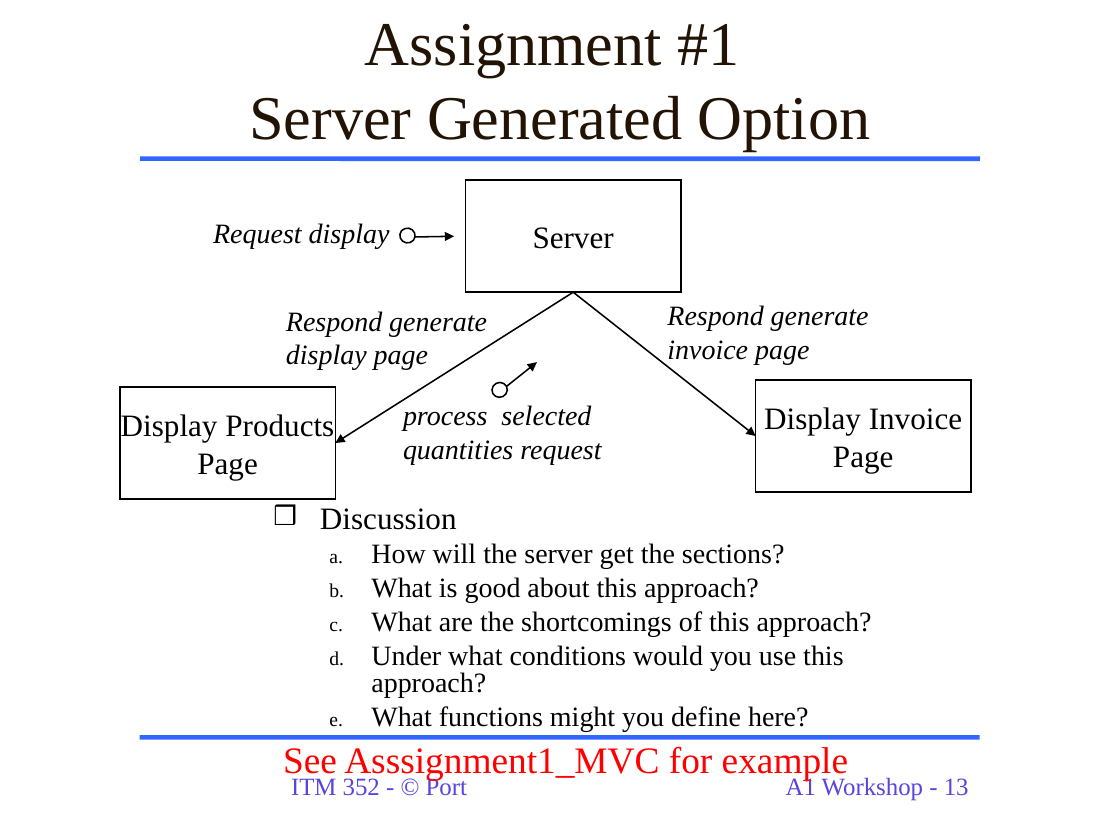
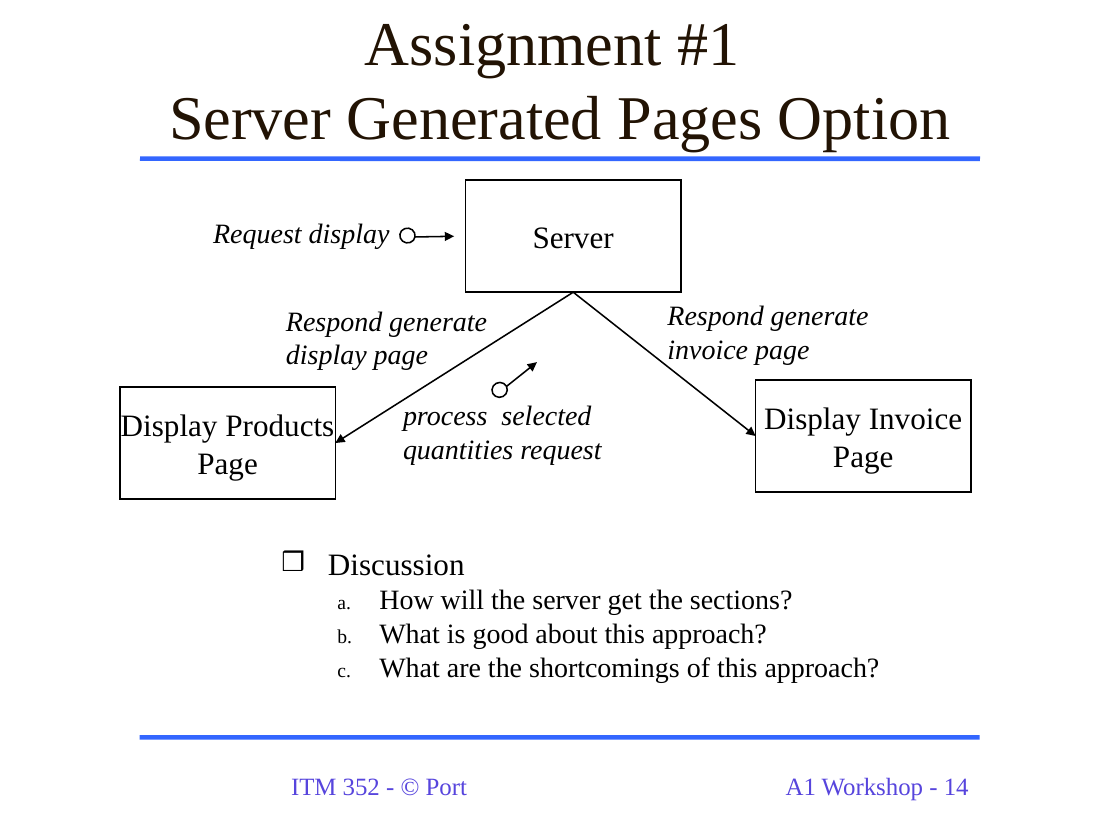
Before and after one commit to dport96/ITM352, a slide deck: slide 14 of morea/130.Assignment1/A1_Workshop_ITM352.ppt (slide 13 before the commit). Drawn at 1120x840 pixels with LibreOffice and Linux fonts; fonts in the diff are those of the drawing. Boxes give left, top, right and bottom in pixels: in the first picture for what was removed or moved away, otherwise in the second. Text is boxed around its words. In the diff, an @@ line names an element or a change of style, - is before the commit and + after.

```diff
--- a/morea/130.Assignment1/A1_Workshop_ITM352.ppt
+++ b/morea/130.Assignment1/A1_Workshop_ITM352.ppt
@@ title at [169, 24, 951, 151]: text changed @@
-Assignment #1
-Server Generated Option
+Assignment #1
+Server Generated Pages Option
@@ text "Discussion": place and size @@
-text "Discussion" at [320, 508, 872, 731]
+text "Discussion" at [328, 554, 880, 683]
@@ text at [371, 645, 843, 731]: paragraphs removed @@
-  d. Under what conditions would you use this approach?
-  e. What functions might you define here?
@@ text removed at [283, 746, 848, 780] @@
-See Asssignment1_MVC for example
@@ page number at [786, 777, 969, 801]: text changed @@
-A1 Workshop - 13
+A1 Workshop - 14
```
Also in this commit, not shown: 7 other slides changed, 5 slides added, 2 slides removed, 2 other files.
